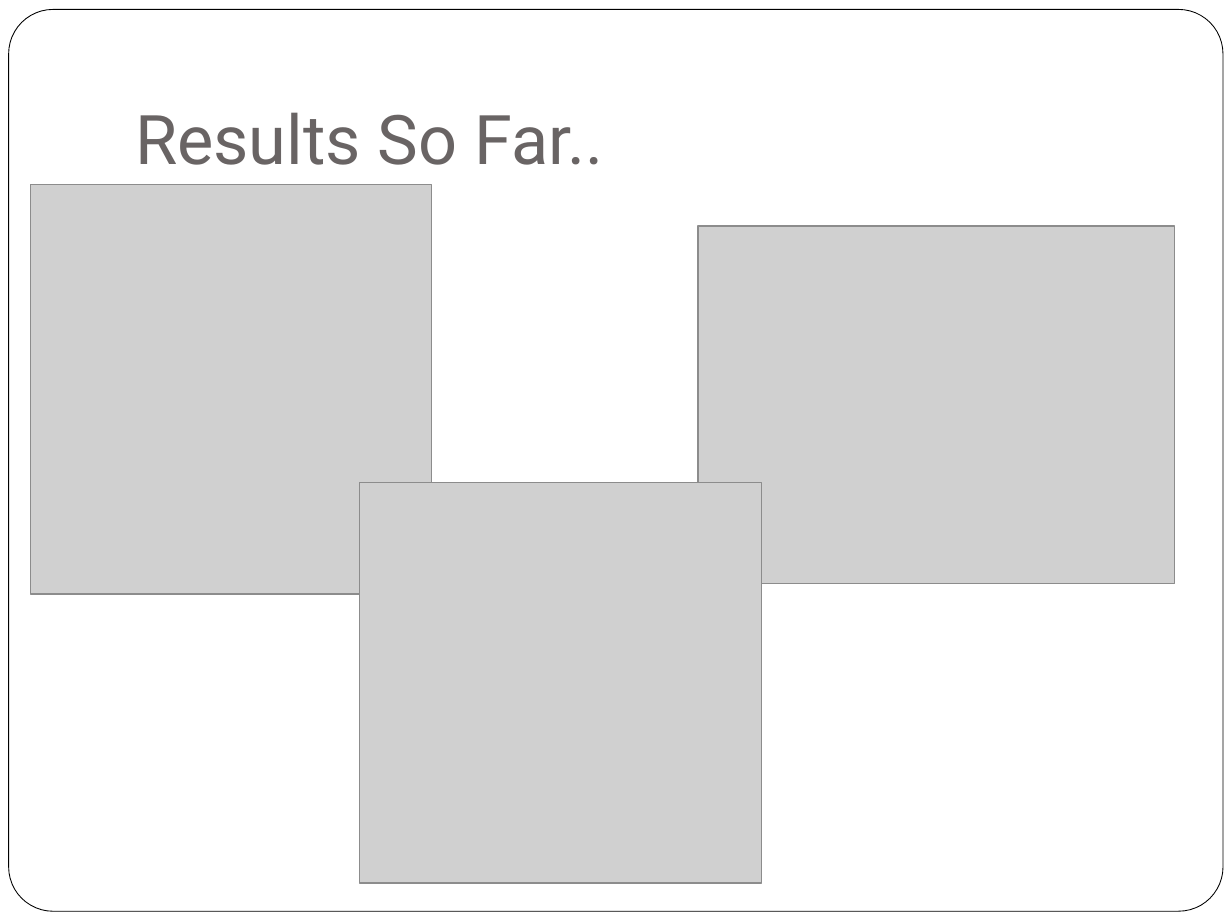
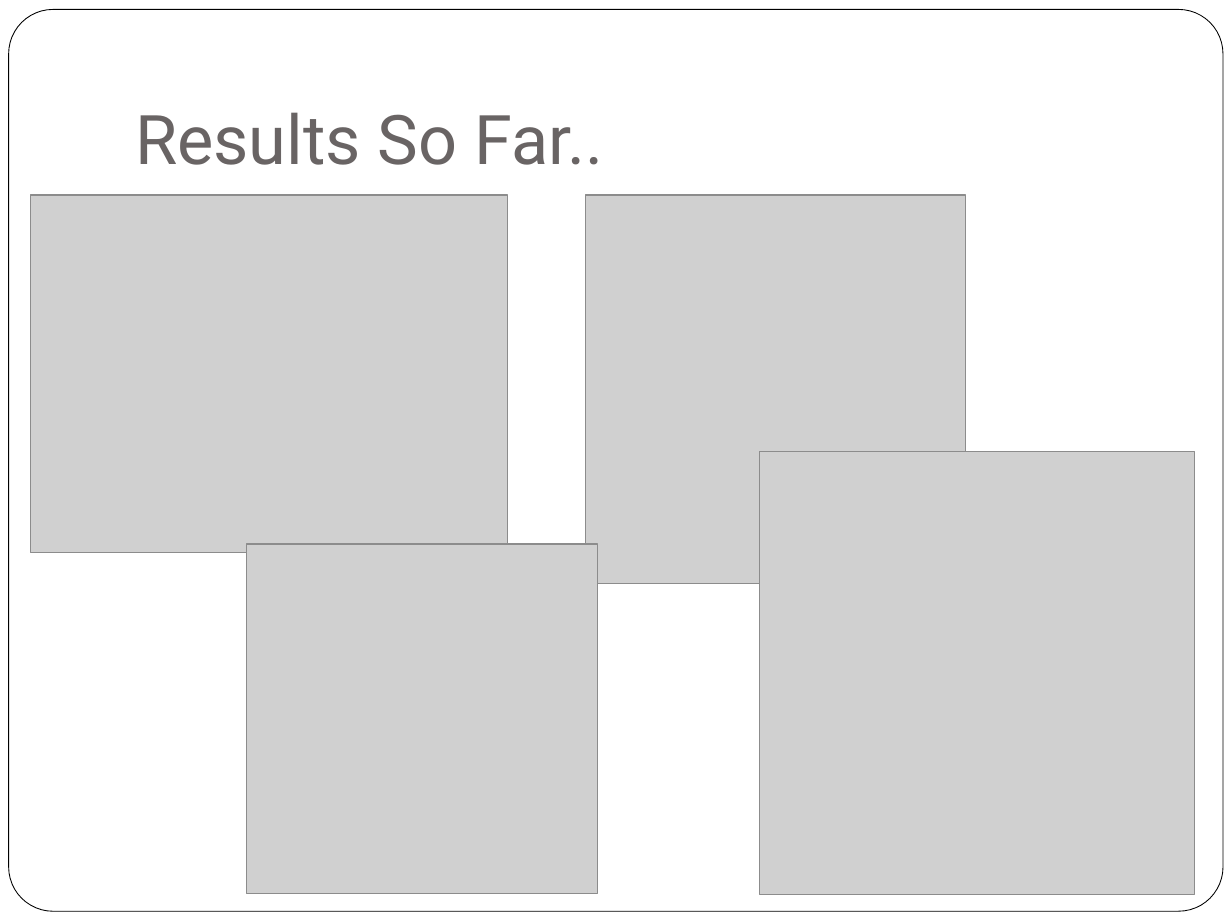
Before and after one commit to wang1262/Voxel-based-Rendering-, a slide deck: slide 5 of presentations/alpha.pptx. Drawn at 1232x924 pixels with LibreOffice and Linux fonts; fonts in the diff are those of the drawing; grey boxes stand for pictures. Boxes give left, top, right and bottom in pixels: in the first picture for what was removed or moved away, otherwise in the second. Text is boxed around its words. In the diff, an @@ line names an element or a change of style, - is before the commit and + after.

Commit message:
Fixed CUDA rendering of voxelization.
Updated alpha presentation and readme with image.
Still defaulting to GL since its faster.

```diff
--- a/presentations/alpha.pptx
+++ b/presentations/alpha.pptx
@@ picture: place and size @@
-picture at box(699, 225, 1175, 583)
+picture at box(31, 195, 508, 552)
@@ picture: place and size @@
-picture at box(31, 185, 431, 594)
+picture at box(585, 195, 966, 584)
@@ picture added at box(760, 452, 1195, 894) @@
@@ picture: place and size @@
-picture at box(360, 483, 763, 883)
+picture at box(246, 545, 598, 894)
```
Also in this commit, not shown: 4 other files.
